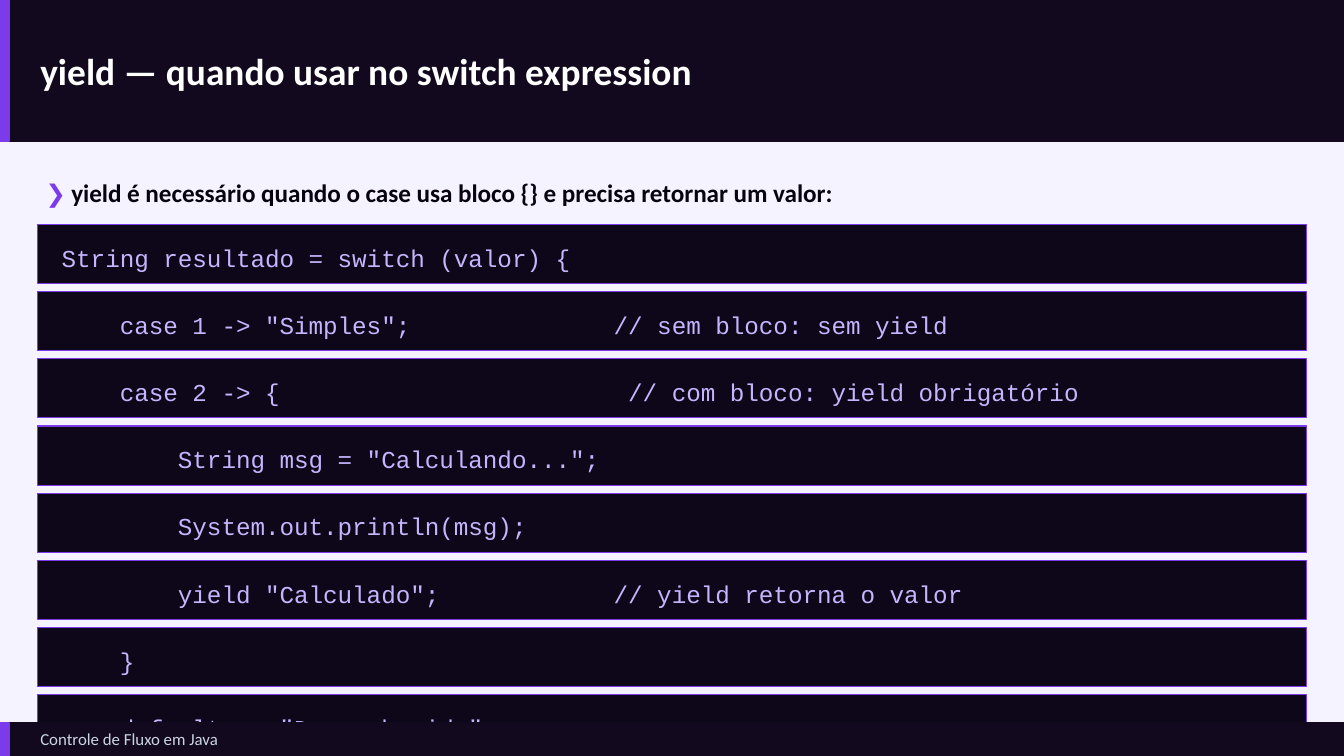
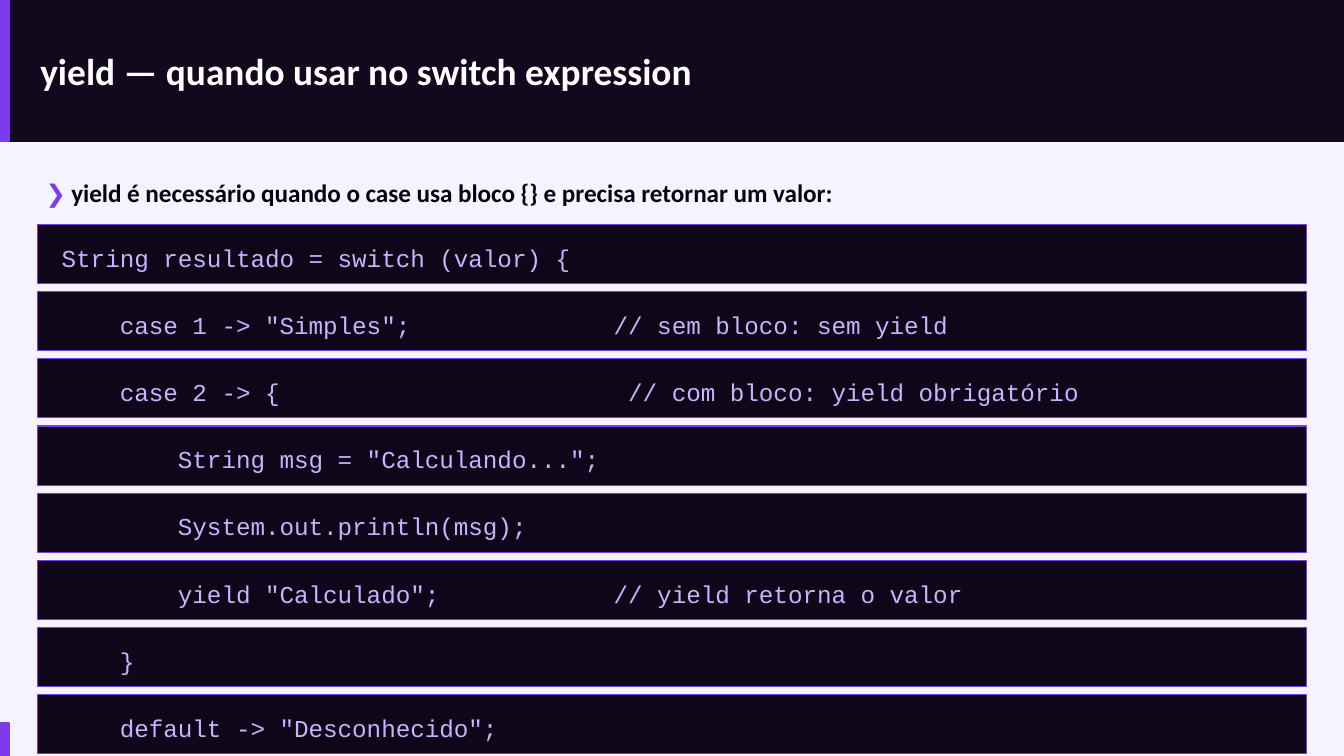
Before and after one commit to GustavoJ-dev/JavaStudiesHub, a slide deck: slide 6 of src/module04/content/Controle-de-Fluxo-em-Java.pptx. Drawn at 1344x756 pixels with LibreOffice and Linux fonts; fonts in the diff are those of the drawing. Boxes give left, top, right and bottom in pixels: in the first picture for what was removed or moved away, otherwise in the second. Text is boxed around its words. In the diff, an @@ line names an element or a change of style, - is before the commit and + after.

```diff
--- a/src/module04/content/Controle-de-Fluxo-em-Java.pptx
+++ b/src/module04/content/Controle-de-Fluxo-em-Java.pptx
@@ rectangle removed at box(0, 723, 1344, 755) @@
@@ text removed at box(40, 733, 218, 745) @@
-Controle de Fluxo em Java
```
Also in this commit, not shown: 4 other slides changed, 15 other files.
